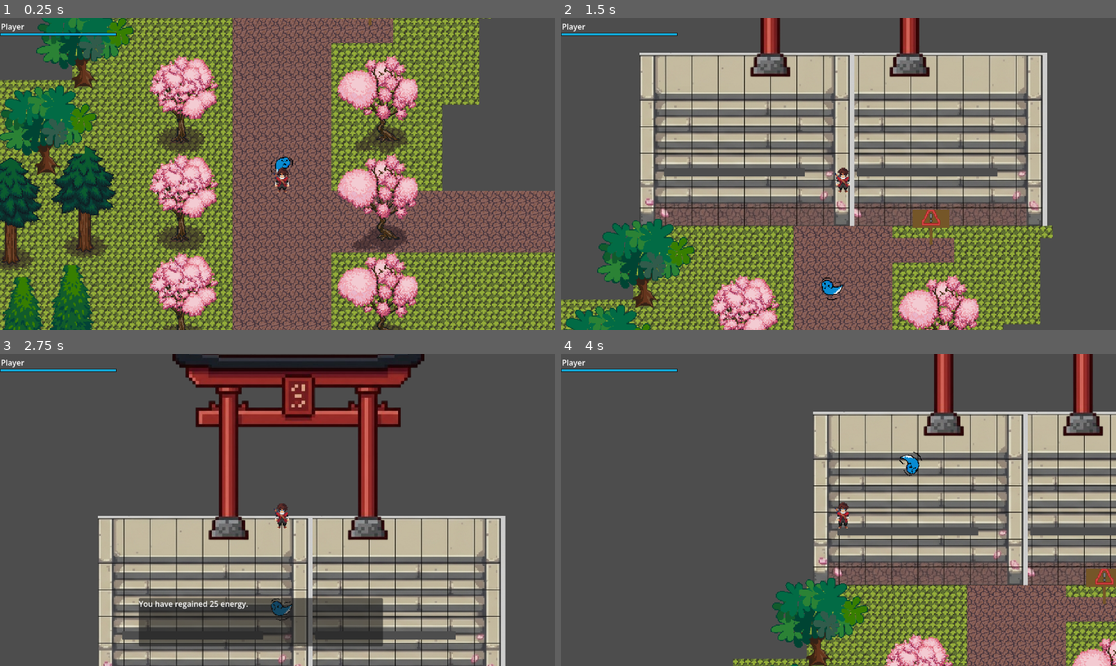
Above: before the commit, frames 1-4 (two rows, left to right).
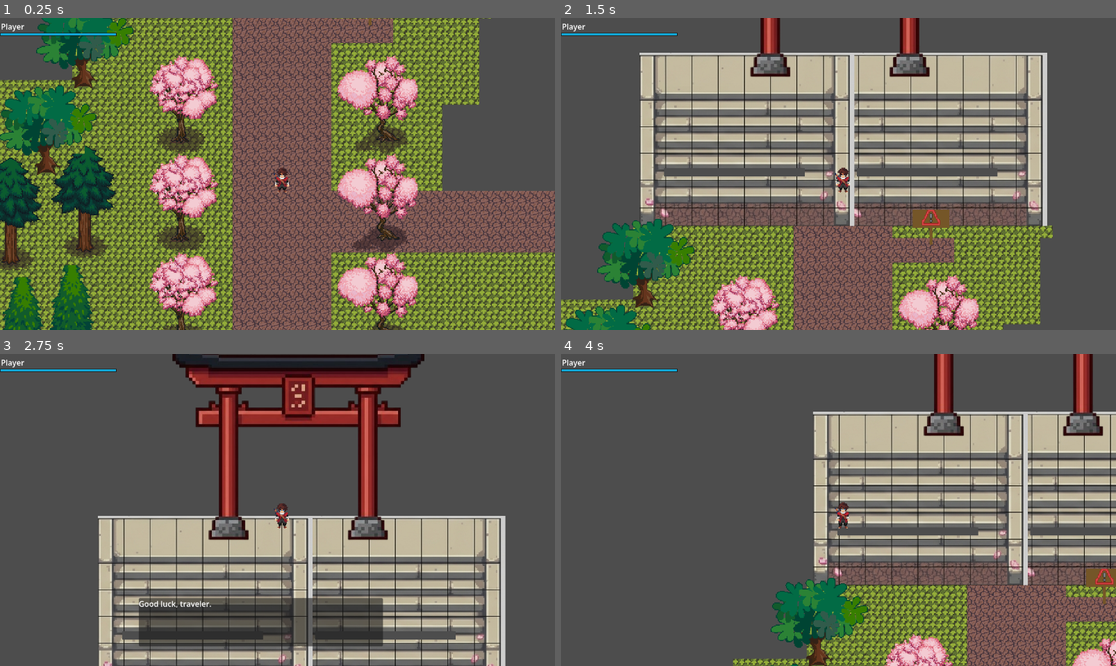
Above: after the commit, the same moments.

Repository: midnightsnackoreos-prog/Steps
Game: Godot game, scene res://Collaborations/game.tscn
Two runs of this game, one before a commit and one after it. Both use one fixed random seed, a clock stepped at 60 frames per second and the inputs below.
Inputs:
- Up to frame 1 (0.25 s): no input
- Up to frame 2 (1.5 s): hold Up (up) from 0.53 s (still down); tap E (interact) at 0.6, 1.35 s
- Up to frame 3 (2.75 s): release Up (up) at 2.03 s; hold Left (left) from 2.03 s (still down); tap E (interact) at 2.1 s
- Up to frame 4 (4 s): tap E (interact) at 2.85, 3.6 s; release Left (left) at 3.53 s; hold Down (down) from 3.53 s (still down)

The runs differ from the first frame. In frame 1, 0.1% of the frame differs, in the area x 48-53%, y 44-52%; in frame 2, 0.1%; in frame 3, 0.4%, in the area x 25-53%, y 78-86%; in frame 4, 0.1%.

Commit message:
text change

Diff:
--- a/Collaborations/game.tscn
+++ b/Collaborations/game.tscn
@@ -4175,6 +4175,7 @@
 tile_set = SubResource("TileSet_1injx")
 
 [node name="wisp" parent="." unique_id=2056561412 instance=ExtResource("3_cfvqc")]
+visible = false
 
 [node name="Sign" parent="." unique_id=1176966440 instance=ExtResource("2_feb5d")]
 position = Vector2(63, -78)
--- a/Ryan/scripts/shrine.gd
+++ b/Ryan/scripts/shrine.gd
@@ -37,7 +37,7 @@
 
 		else:
 			panel.visible = true
-			dialogue.text = ("You have regained 25 energy.")
+			dialogue.text = ("Good luck, traveler.")
 			interact_label.visible = false
 			if player:
 				player.can_move = false
